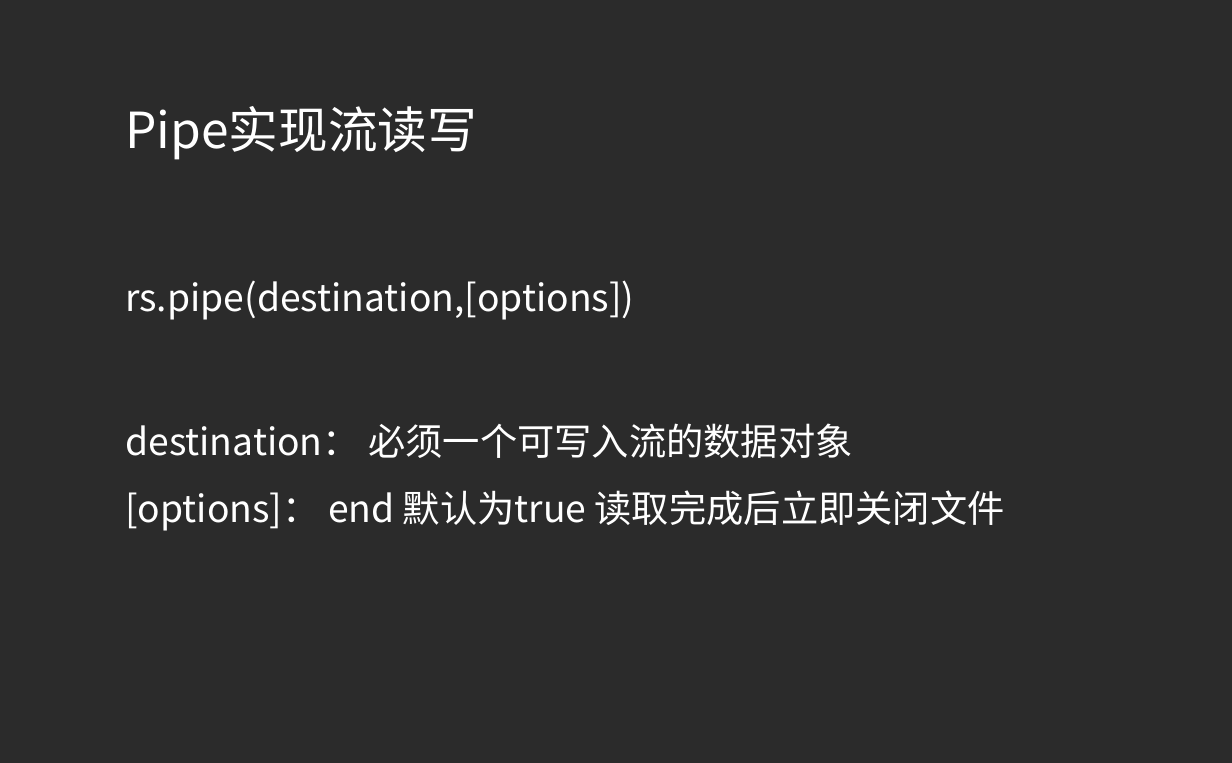
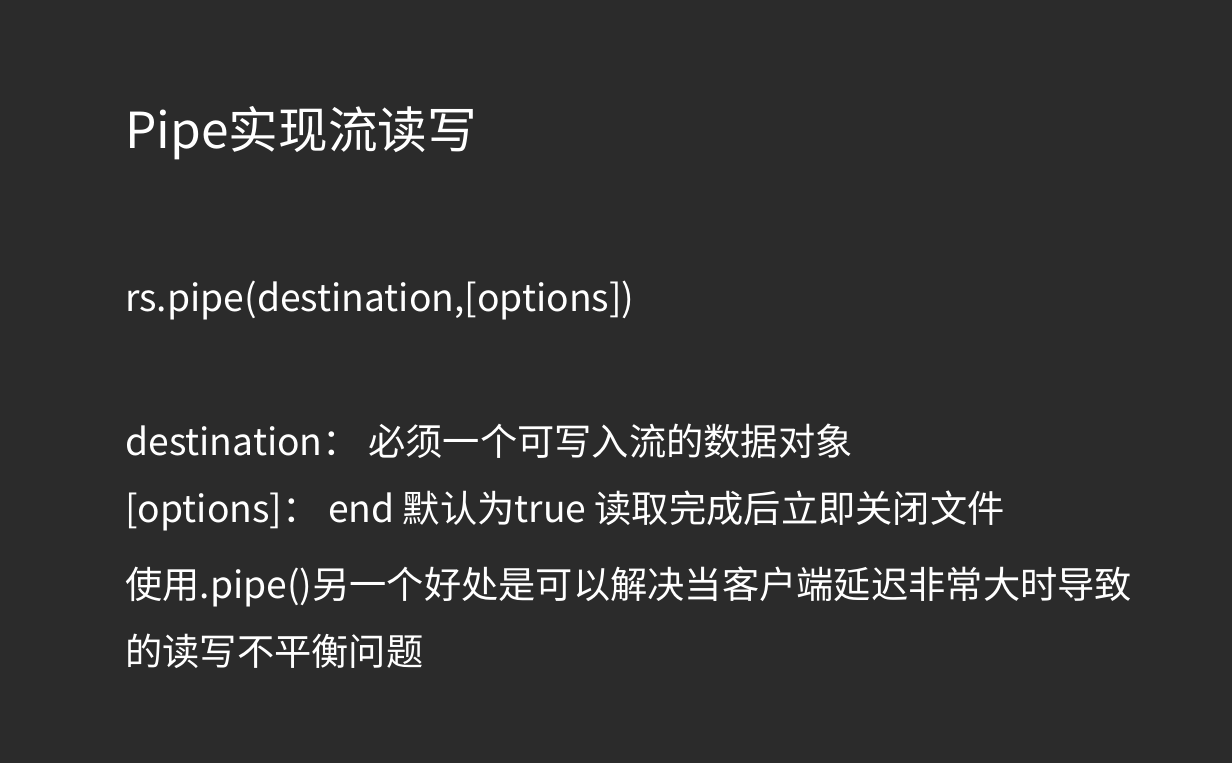
Before and after one commit to yiqisweet/node, a slide deck: slide 8 of ppt/TP05.ppt. Drawn at 1232x763 pixels with LibreOffice and Linux fonts; fonts in the diff are those of the drawing; background and template pictures are left out; a plain dark background stands for a picture behind light text. Boxes give left, top, right and bottom in pixels: in the first picture for what was removed or moved away, otherwise in the second. Text is boxed around its words. In the diff, an @@ line names an element or a change of style, - is before the commit and + after.

```diff
--- a/ppt/TP05.ppt
+++ b/ppt/TP05.ppt
@@ text at <box>125,566,1132,668</box>: paragraph added @@
+使用.pipe()另一个好处是可以解决当客户端延迟非常大时导致的读写不平衡问题
```
Also in this commit, not shown: 1 other file.
